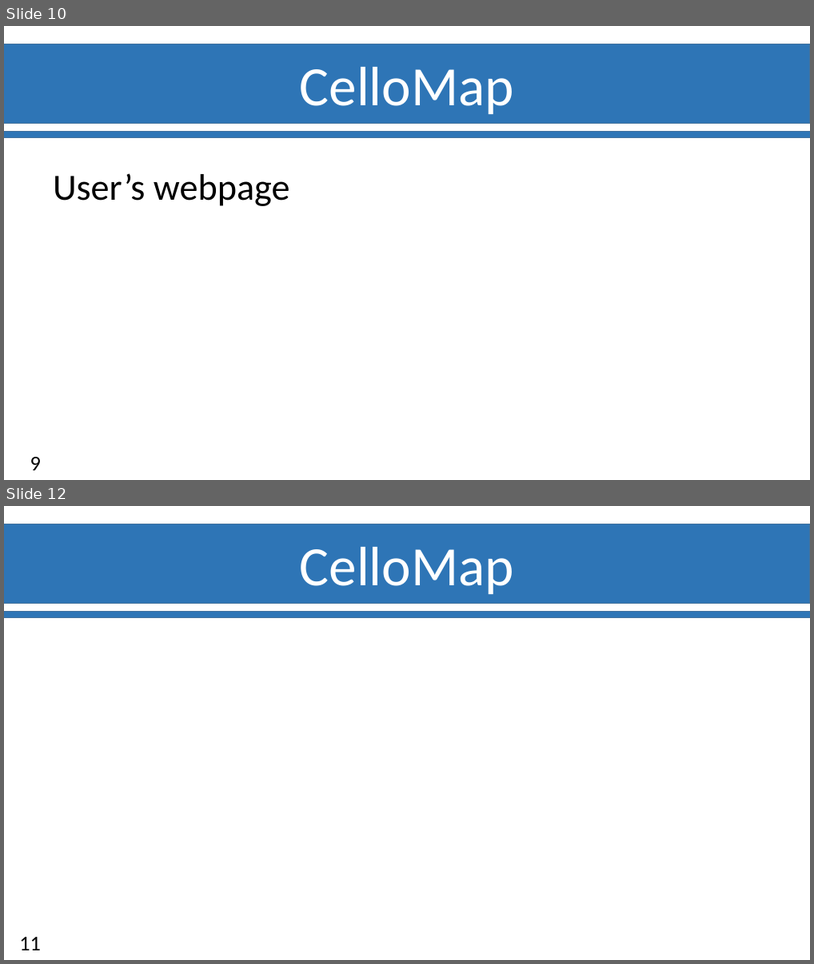
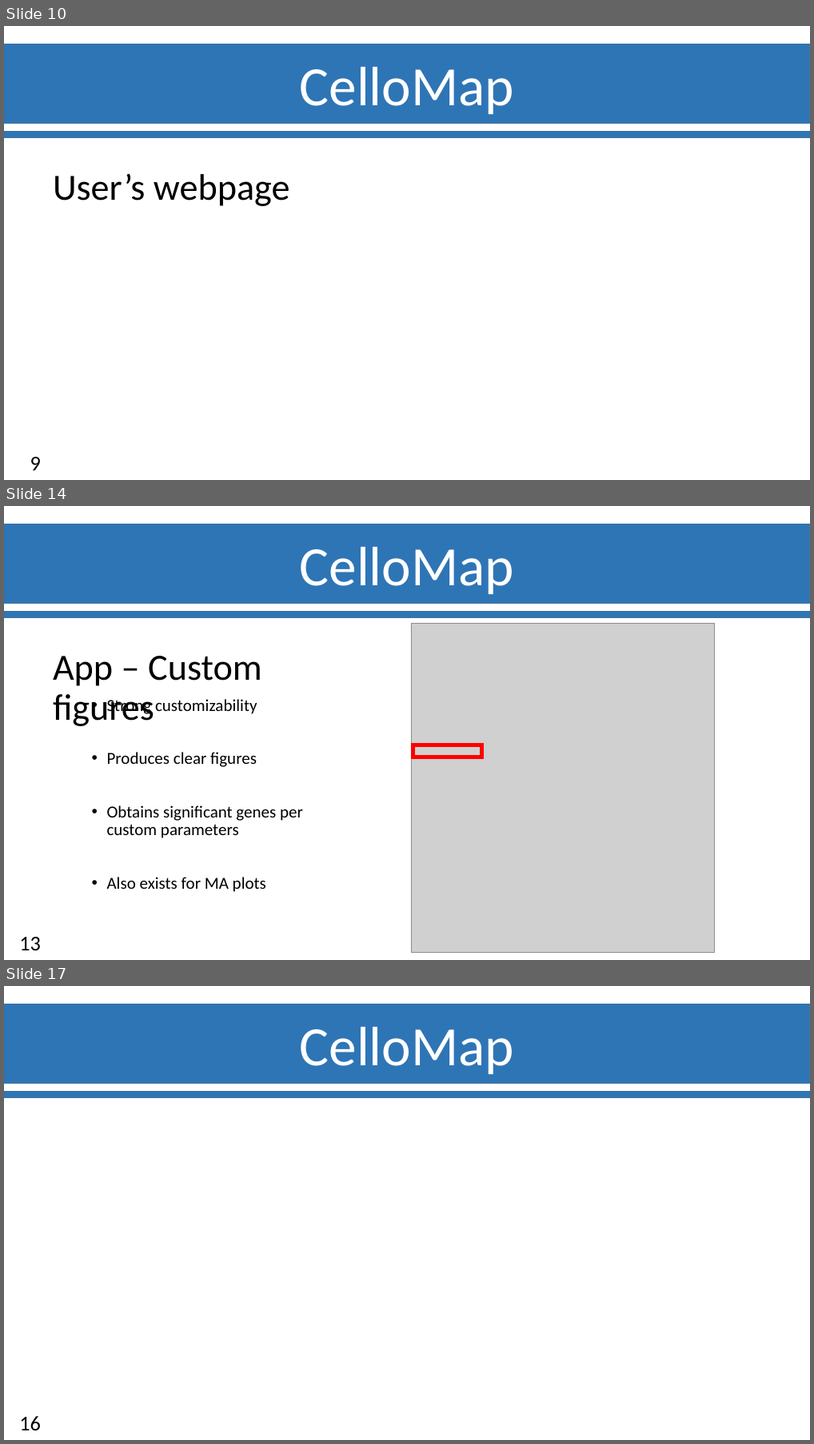
Before and after one commit to Ylefol/projet-INSERM_V5, a slide deck: Slides/Soutenance_Final.pptx. Shown one above the other, each under a label of ours: slides 10 and 12 before the commit, slides 10, 14 and 17 after it; the slides between them are not shown. The pictures are 814x964 and 814x1444 pixels, drawn with LibreOffice and Linux fonts; fonts in the diff are those of the drawing; grey boxes stand for pictures; background and template pictures are left out. Boxes give left, top, right and bottom in pixels: in the first picture for what was removed or moved away, otherwise in the second. Text is boxed around its words. In the diff, an @@ line names an element or a change of style, - is before the commit and + after.

Commit message:
bit of work on presentation

```diff
--- a/Slides/Soutenance_Final.pptx
+++ b/Slides/Soutenance_Final.pptx
@@ slide 14 added at bbox=[4, 506, 810, 960], background #FFFFFF; not listed: 3 template elements that a slide beside it also shows @@
@@ picture added at bbox=[411, 624, 715, 952] @@
@@ text added at bbox=[53, 656, 262, 726], 44 pt, text #000000 @@
+App – Custom figures
@@ text added at bbox=[107, 699, 303, 892], 20 pt, text #000000 @@
+• Strong customizability
+• Produces clear figures
+• Obtains significant genes per custom parameters
+• Also exists for MA plots
@@ rectangle added at bbox=[413, 745, 482, 757], outline #FF0000 4.5 pt @@
@@ page number added at bbox=[19, 936, 41, 950], 25 pt, text #000000 @@
+13
@@ what was slide 12 is now slide 17 @@
@@ page number at bbox=[19, 1416, 41, 1430]: text changed @@
-11
+16
```
Also in this commit, not shown: 5 other slides added, 1 slide removed.
